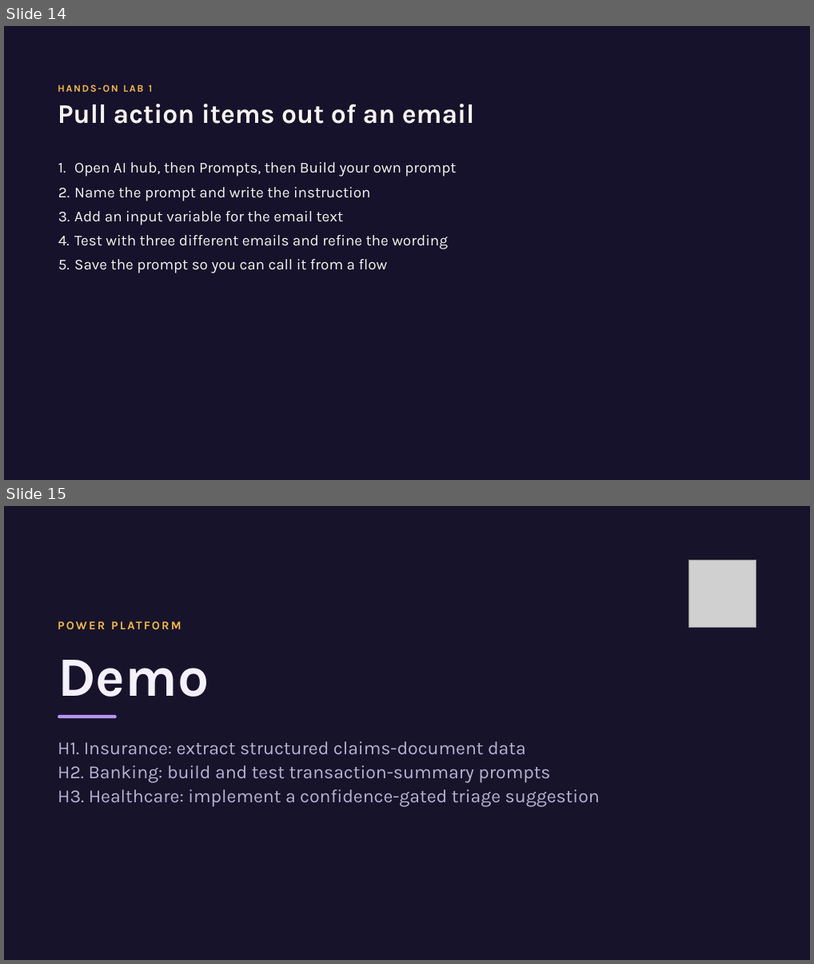
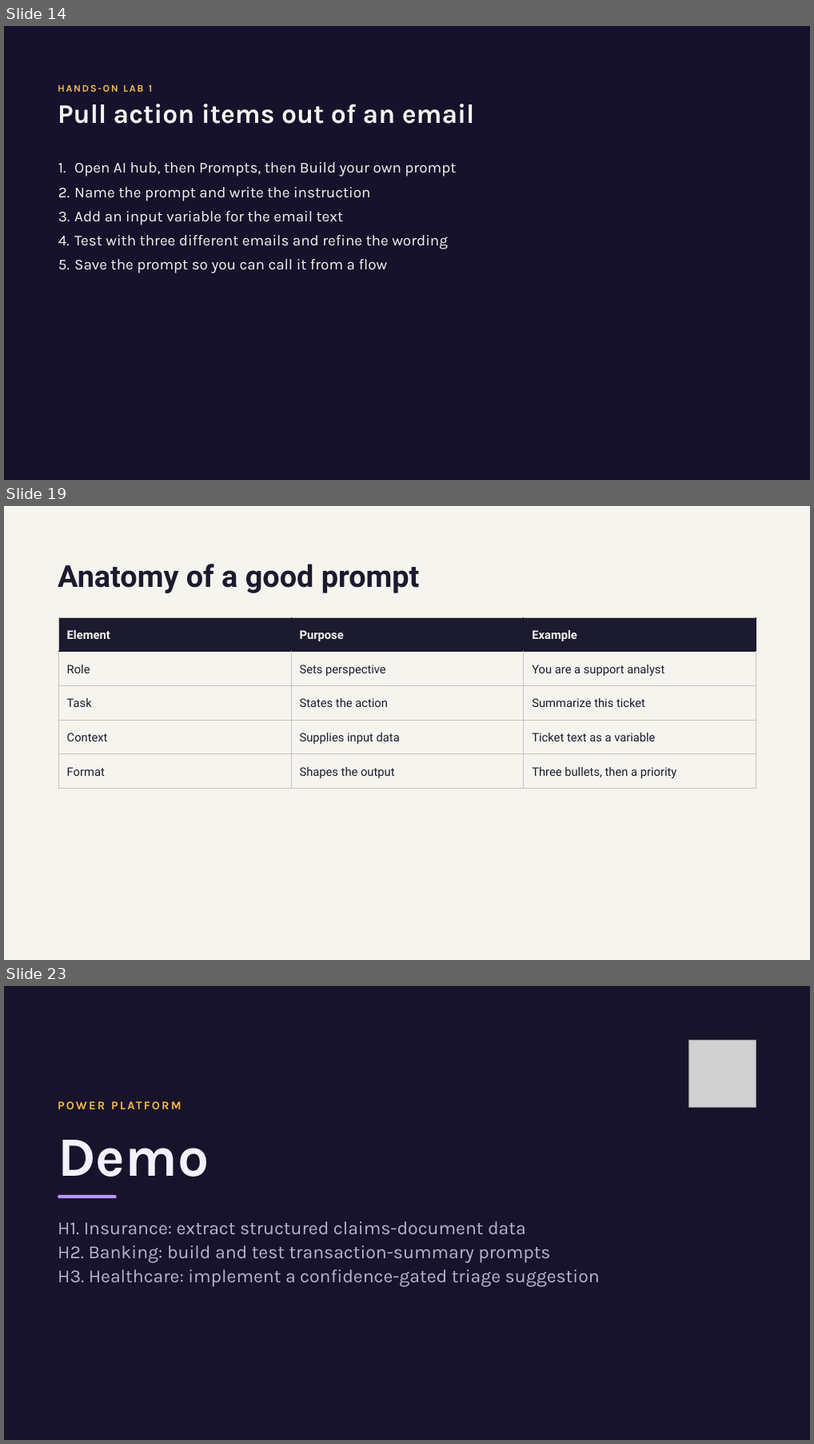
Before and after one commit to JPOWER4/Enterprise-Apps-Agents, a slide deck: Modeule 4 - AI Builder Business Logic and Intelligent.pptx. Shown one above the other, each under a label of ours: slides 14 and 15 before the commit, slides 14, 19 and 23 after it; the slides between them are not shown. The pictures are 814x964 and 814x1444 pixels, drawn with LibreOffice and Linux fonts; fonts in the diff are those of the drawing; grey boxes stand for pictures. Boxes give left, top, right and bottom in pixels: in the first picture for what was removed or moved away, otherwise in the second. Text is boxed around its words. In the diff, an @@ line names an element or a change of style, - is before the commit and + after.

```diff
--- a/Modeule 4 - AI Builder Business Logic and Intelligent.pptx
+++ b/Modeule 4 - AI Builder Business Logic and Intelligent.pptx
@@ slide 19 added at bbox=[4, 506, 810, 960], background #F6F4EE @@
@@ title added at bbox=[58, 564, 419, 593], 36 pt, text #1B1A2E, bold @@
+Anatomy of a good prompt
@@ table added at bbox=[58, 617, 757, 788], 5 rows, 3 columns @@
+Element | Purpose | Example
+Role | Sets perspective | You are a support analyst
+Task | States the action | Summarize this ticket
+Context | Supplies input data | Ticket text as a variable
+Format | Shapes the output | Three bullets, then a priority
@@ what was slide 15 is now slide 23 @@
```
Also in this commit, not shown: 7 other slides added, 1 other file.
